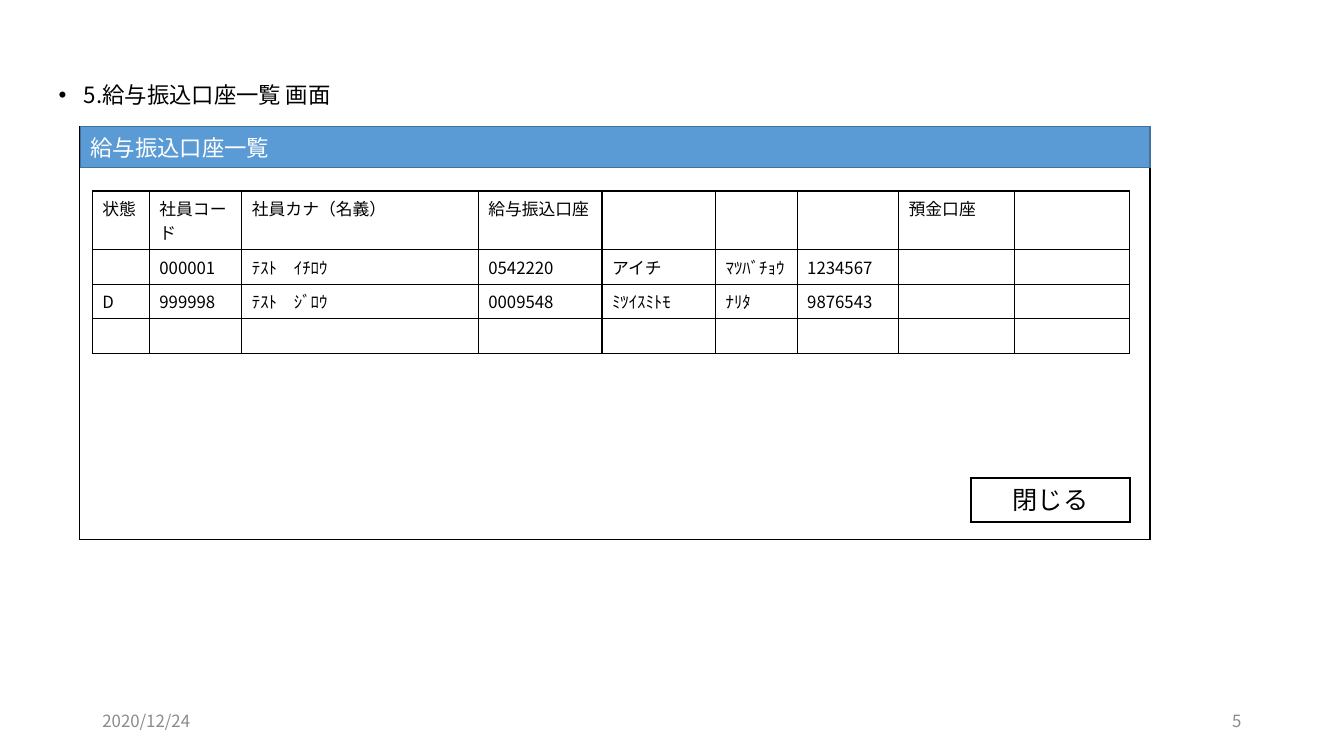
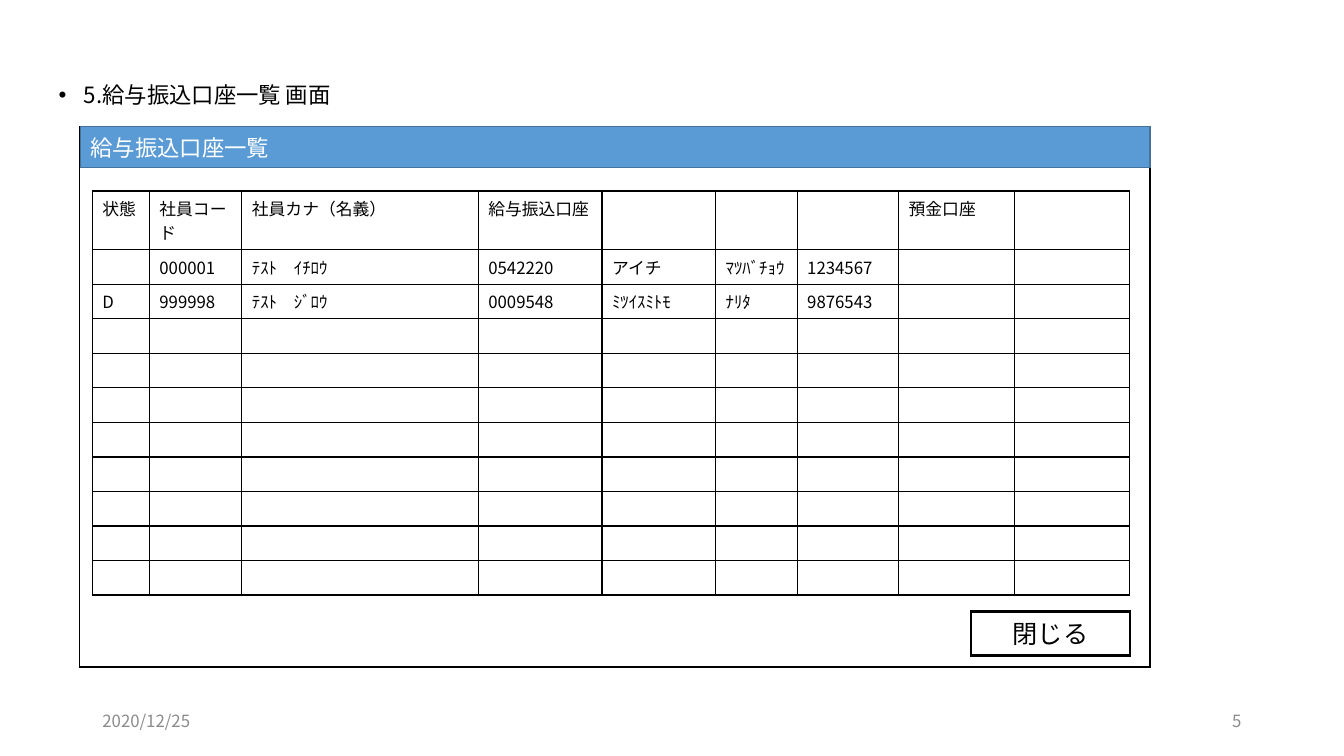
Before and after one commit to zaimuVB/zaimu, a slide deck: slide 5 of Doc/2.UI/経理DB/画面イメージ（経理DB）.pptx. Drawn at 1344x756 pixels with LibreOffice and Linux fonts; fonts in the diff are those of the drawing. Boxes give left, top, right and bottom in pixels: in the first picture for what was removed or moved away, otherwise in the second. Text is boxed around its words. In the diff, an @@ line names an element or a change of style, - is before the commit and + after.

Commit message:
mod

```diff
--- a/Doc/2.UI/経理DB/画面イメージ（経理DB）.pptx
+++ b/Doc/2.UI/経理DB/画面イメージ（経理DB）.pptx
@@ rectangle: place and size @@
-rectangle at box(80, 127, 1150, 540)
+rectangle at box(80, 127, 1150, 667)
@@ table at box(93, 191, 1133, 567) @@
+row 5:  |  |  |  |  |  |  |  | 
+row 6:  |  |  |  |  |  |  |  | 
+row 7:  |  |  |  |  |  |  |  | 
+row 8:  |  |  |  |  |  |  |  | 
+row 9:  |  |  |  |  |  |  |  | 
+row 10:  |  |  |  |  |  |  |  | 
+row 11:  |  |  |  |  |  |  |  | 
@@ rectangle "閉じる": place and size @@
-rectangle "閉じる" at box(972, 478, 1130, 522)
+rectangle "閉じる" at box(972, 612, 1130, 656)
@@ text at box(102, 714, 190, 730): text changed @@
-2020/12/24
+2020/12/25
```
Also in this commit, not shown: 4 other slides changed.
